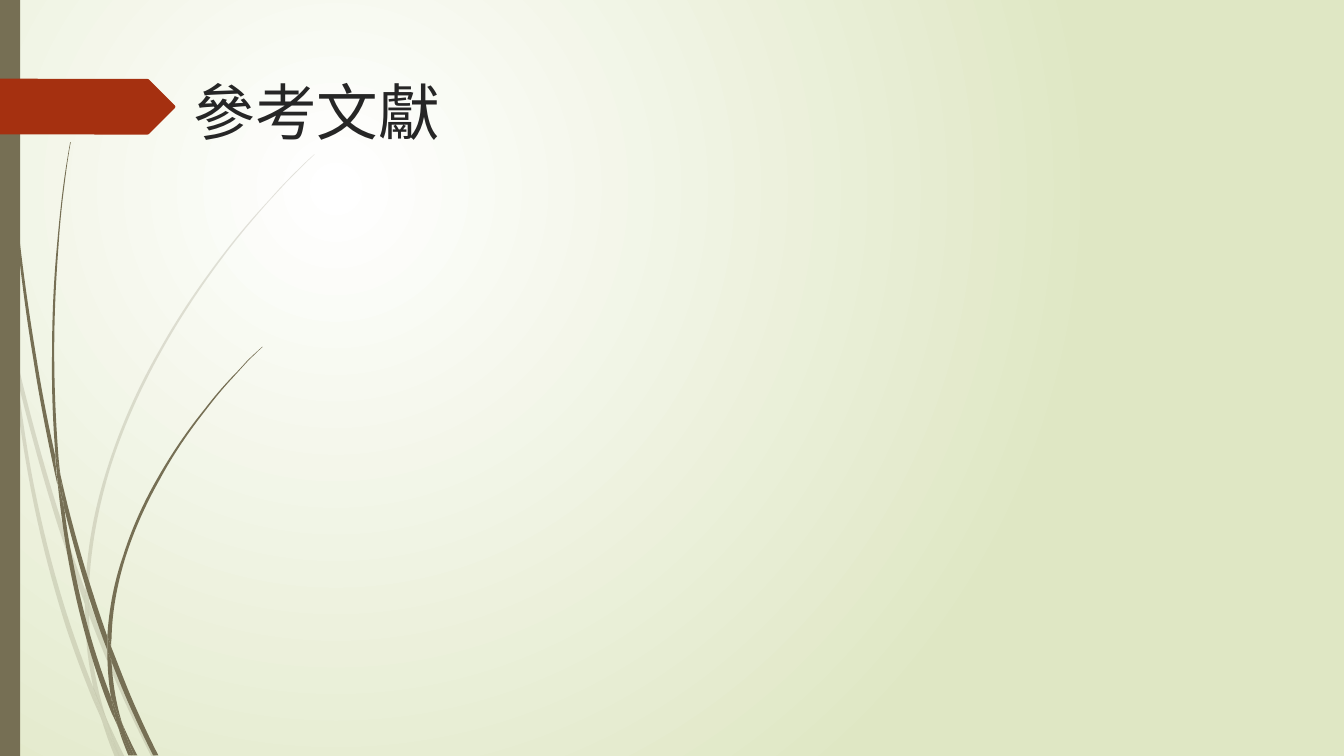
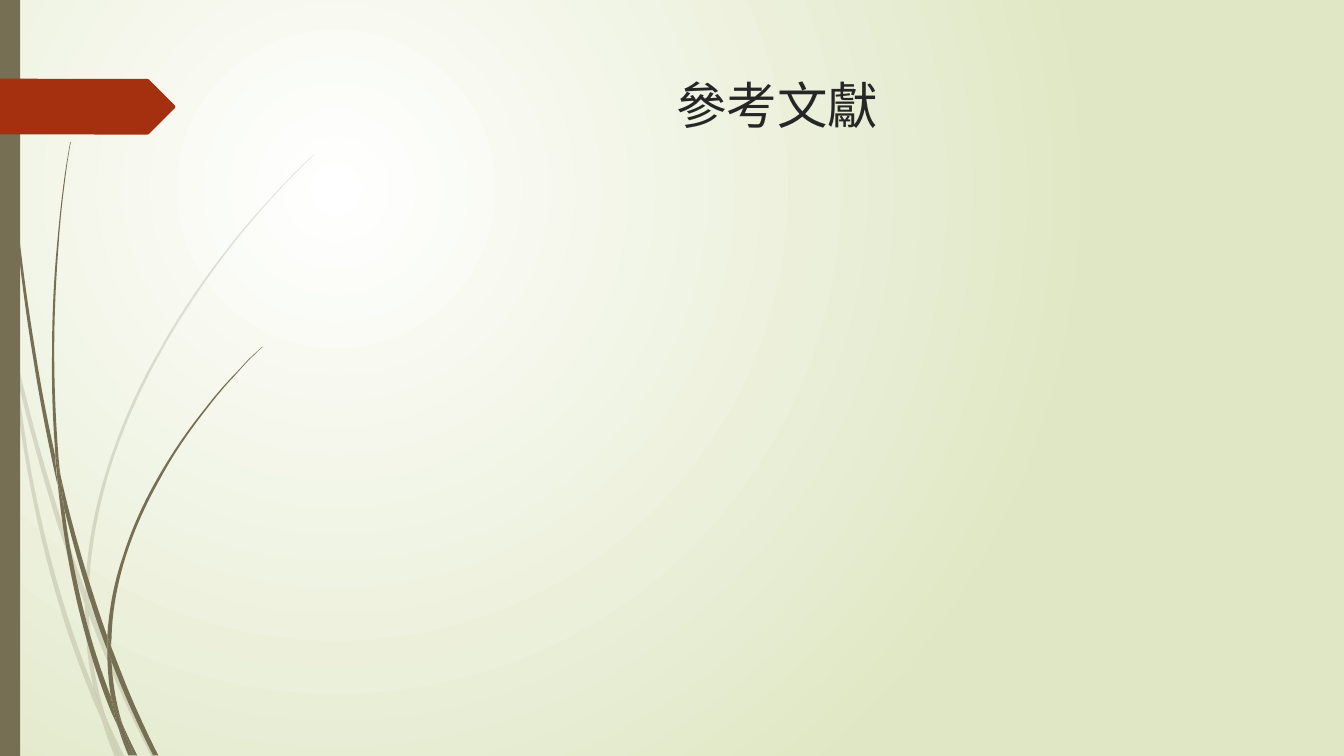
Before and after one commit to NIUWCSP/OTSM, a slide deck: slide 14 of report/以SDR實現OTSM通訊技術.pptx (slide 15 before the commit). Drawn at 1344x756 pixels with LibreOffice and Linux fonts; fonts in the diff are those of the drawing. Boxes give left, top, right and bottom in pixels: in the first picture for what was removed or moved away, otherwise in the second. Text is boxed around its words. In the diff, an @@ line names an element or a change of style, - is before the commit and + after.

```diff
--- a/report/以SDR實現OTSM通訊技術.pptx
+++ b/report/以SDR實現OTSM通訊技術.pptx
@@ title "參考文獻": place and size @@
-title "參考文獻" at <box>194,83,440,140</box>
+title "參考文獻" at <box>676,81,878,128</box>
@@ title "參考文獻" at <box>676,81,878,128</box>: size 44 to 36 pt, font Noto Sans CJK JP to League Spartan; alignment left to centre @@
```
Also in this commit, not shown: 13 other slides changed, 1 slide added, 1 slide removed.
